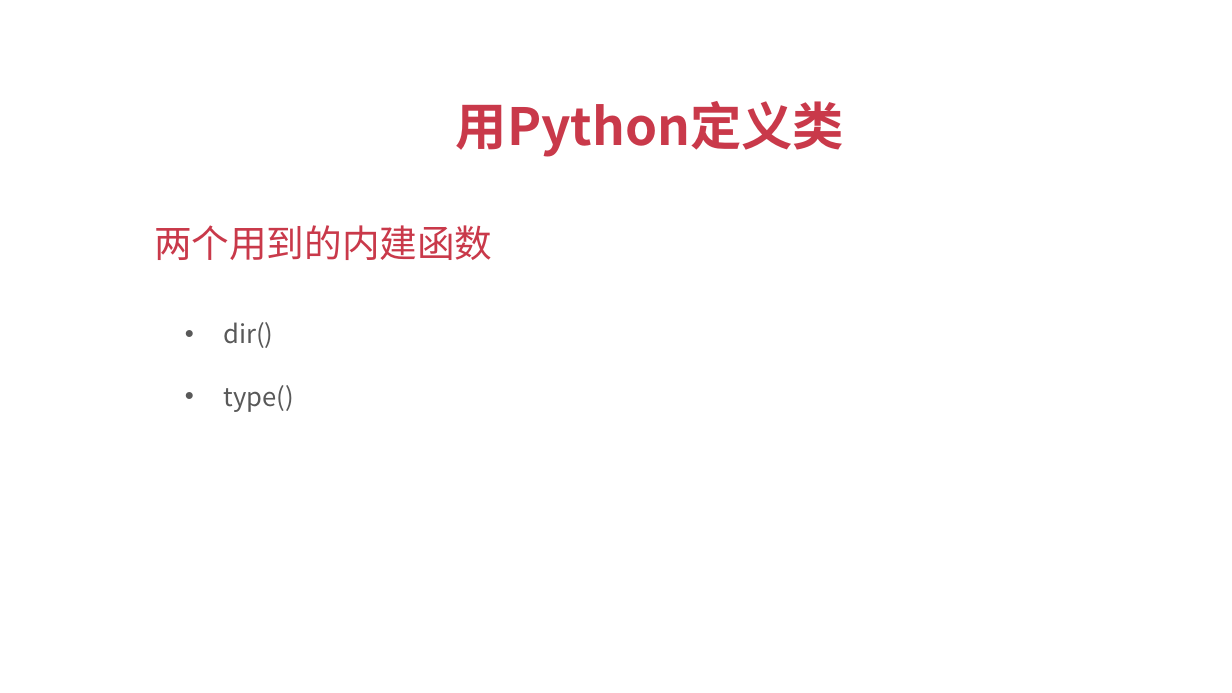
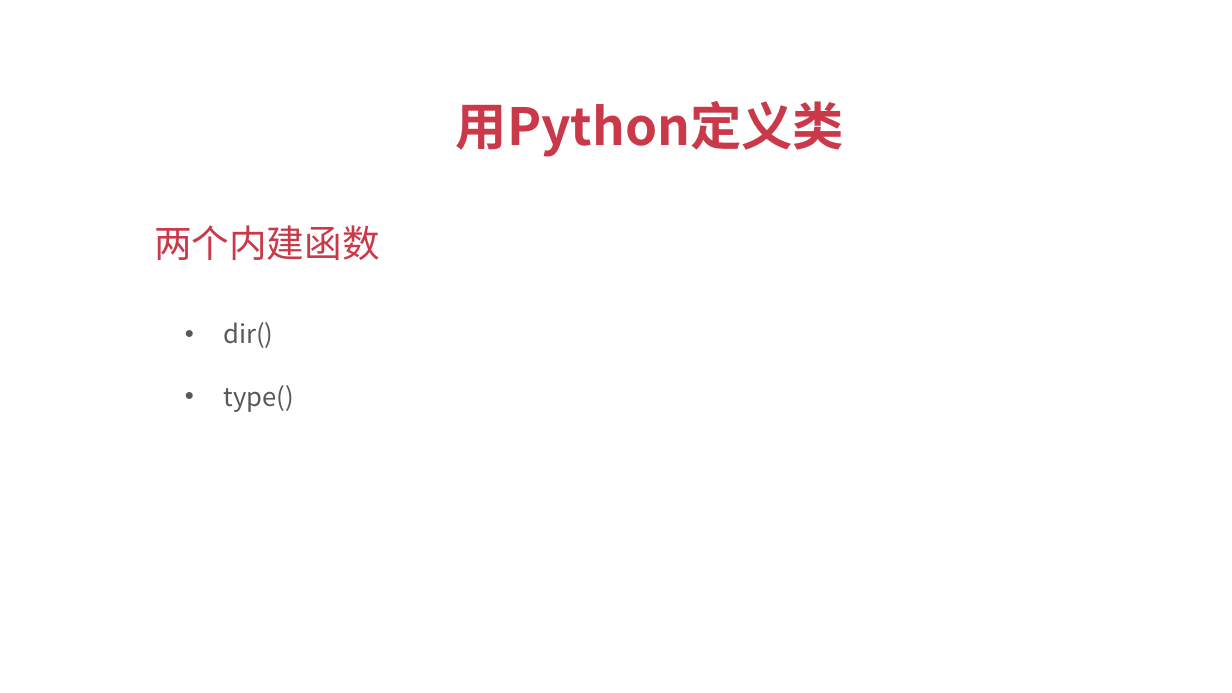
Before and after one commit to albert-feng/Python_OOP, a slide deck: slide 6 of ppt/3.1-用Python新建类.pptx. Drawn at 1232x693 pixels with LibreOffice and Linux fonts; fonts in the diff are those of the drawing. Boxes give left, top, right and bottom in pixels: in the first picture for what was removed or moved away, otherwise in the second. Text is boxed around its words. In the diff, an @@ line names an element or a change of style, - is before the commit and + after.

Commit message:
update ppt

```diff
--- a/ppt/3.1-用Python新建类.pptx
+++ b/ppt/3.1-用Python新建类.pptx
@@ title at [154,225,379,260]: text changed @@
-两个用到的内建函数
+两个内建函数
```
Also in this commit, not shown: 1 other file.
